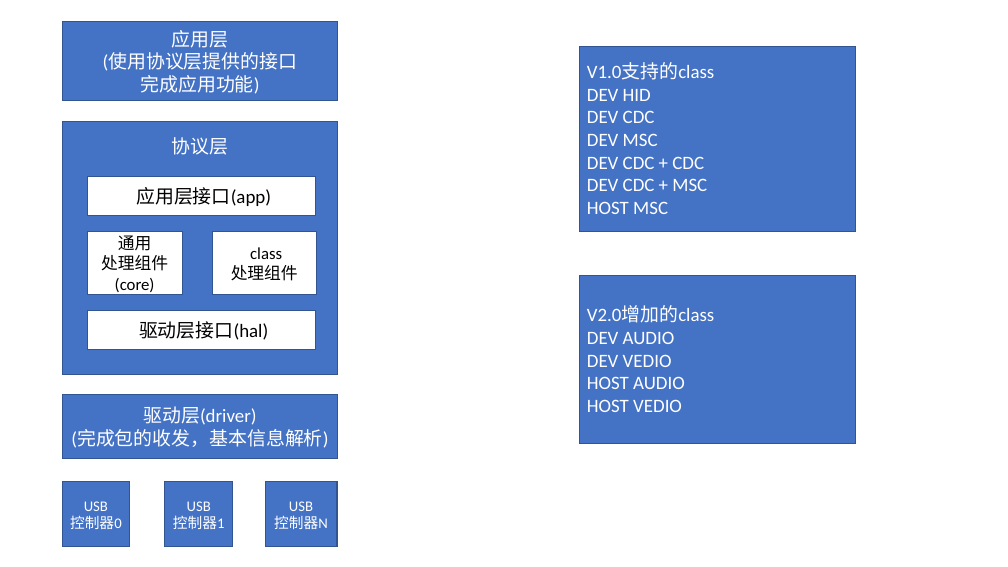
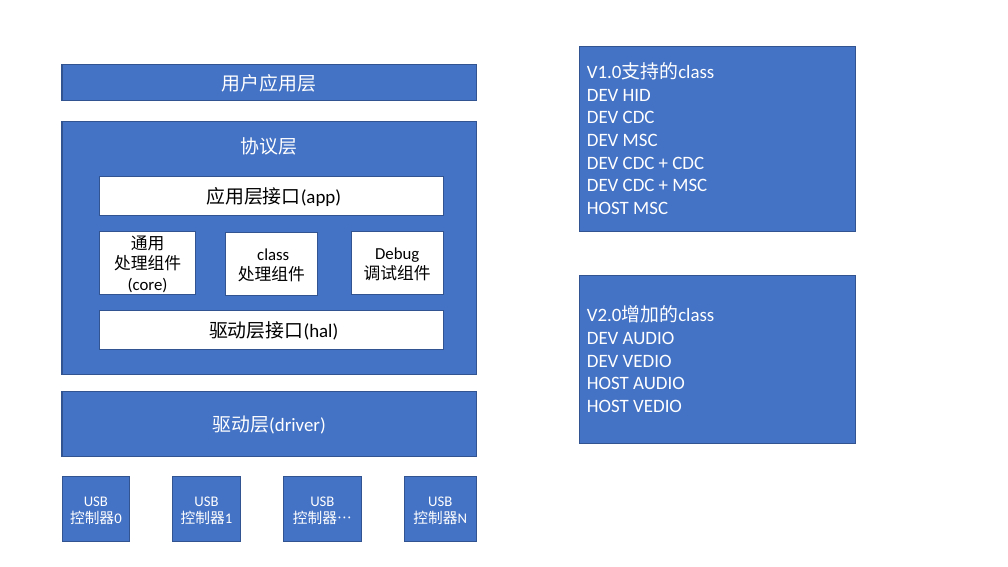
Before and after one commit to rabbitusb/rabbit, a slide deck: slide 1 of usb/document/USB stack design.pptx. Drawn at 1008x567 pixels with LibreOffice and Linux fonts; fonts in the diff are those of the drawing. Boxes give left, top, right and bottom in pixels: in the first picture for what was removed or moved away, otherwise in the second. Text is boxed around its words. In the diff, an @@ line names an element or a change of style, - is before the commit and + after.

```diff
--- a/usb/document/USB stack design.pptx
+++ b/usb/document/USB stack design.pptx
@@ rectangle "用户应用层": place and size @@
-rectangle "用户应用层" at [62, 21, 338, 101]
+rectangle "用户应用层" at [62, 64, 476, 101]
@@ text in rectangle at [222, 74, 316, 92]: text changed @@
-应用层
-(使用协议层提供的接口
-完成应用功能)
+用户应用层
@@ rectangle "协议层": place and size @@
-rectangle "协议层" at [62, 121, 338, 375]
+rectangle "协议层" at [62, 121, 476, 375]
@@ rectangle "应用层接口(app)": place and size @@
-rectangle "应用层接口(app)" at [87, 176, 316, 216]
+rectangle "应用层接口(app)" at [100, 176, 443, 216]
@@ rectangle "通用": place and size @@
-rectangle "通用" at [87, 231, 182, 294]
+rectangle "通用" at [100, 231, 195, 294]
@@ rectangle "class": place and size @@
-rectangle "class" at [212, 231, 316, 294]
+rectangle "class" at [225, 232, 318, 295]
@@ rectangle added at [352, 231, 444, 294], fill #FFFFFF, outline #325491 1 pt, 16 pt, text #000000 @@
+Debug
+调试组件
@@ rectangle "驱动层接口(hal)": place and size @@
-rectangle "驱动层接口(hal)" at [87, 311, 316, 350]
+rectangle "驱动层接口(hal)" at [100, 311, 443, 350]
@@ rectangle "驱动层(driver)": place and size @@
-rectangle "驱动层(driver)" at [62, 394, 338, 459]
+rectangle "驱动层(driver)" at [62, 392, 476, 457]
@@ text in rectangle at [71, 429, 328, 448]: paragraph removed @@
-(完成包的收发，基本信息解析)
@@ rectangle "USB": place and size @@
-rectangle "USB" at [62, 482, 130, 547]
+rectangle "USB" at [62, 476, 130, 541]
@@ rectangle "USB": place and size @@
-rectangle "USB" at [165, 482, 233, 547]
+rectangle "USB" at [172, 476, 240, 541]
@@ rectangle added at [284, 476, 362, 541], fill #4472C4, outline #325491 1 pt, 14 pt, text #FFFFFF @@
+USB
+控制器…
@@ rectangle "USB": place and size @@
-rectangle "USB" at [265, 482, 337, 547]
+rectangle "USB" at [405, 476, 476, 541]
```
Also in this commit, not shown: 15 other files.
